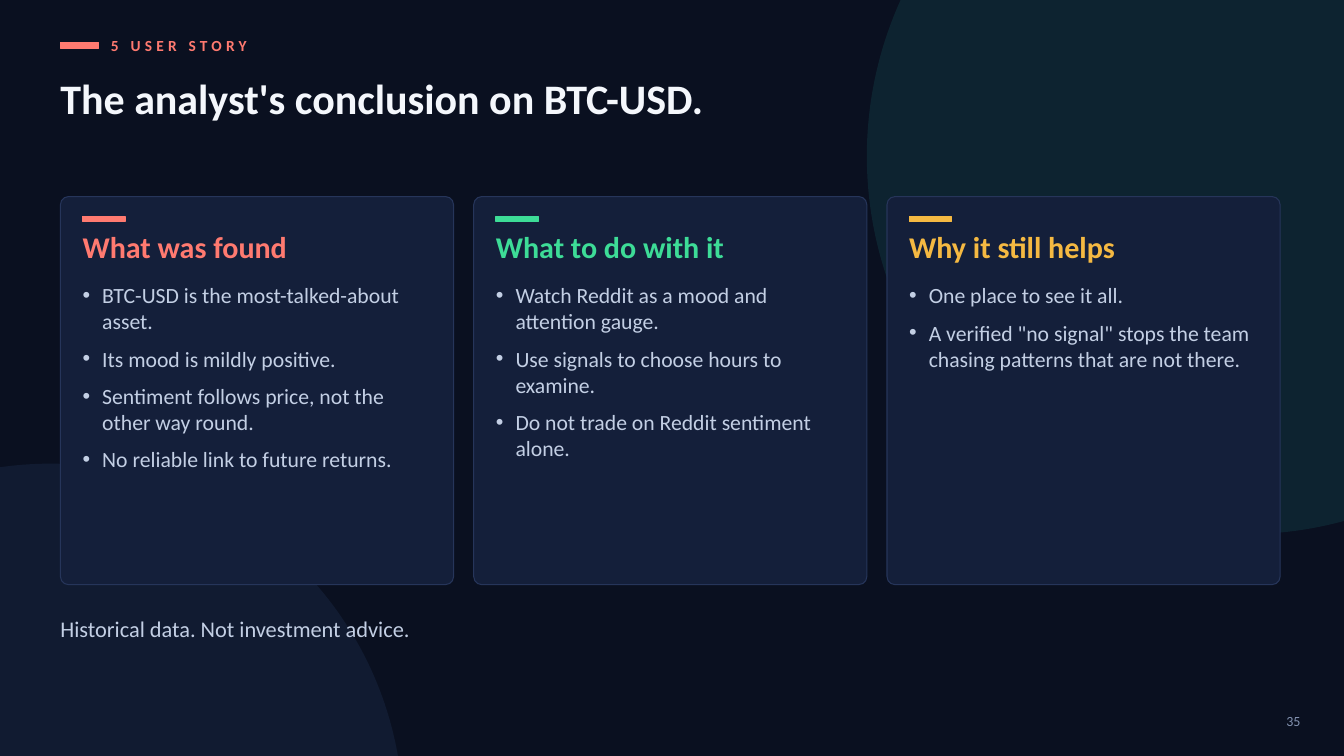
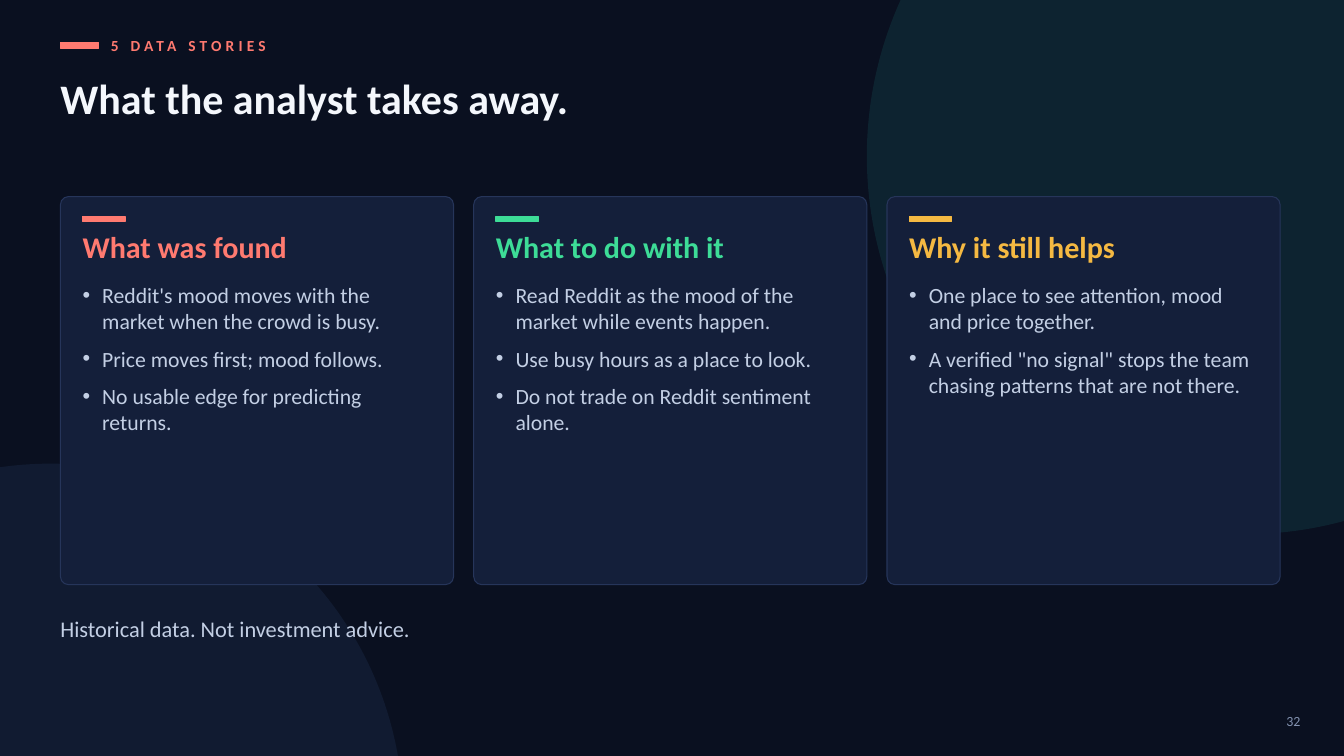
Before and after one commit to cat-arm/reddit-sentiment-market-warehouse-is, a slide deck: slide 32 of docs/presentation/defence_deck_en_v5.pptx (slide 35 before the commit). Drawn at 1344x756 pixels with LibreOffice and Linux fonts; fonts in the diff are those of the drawing. Boxes give left, top, right and bottom in pixels: in the first picture for what was removed or moved away, otherwise in the second. Text is boxed around its words. In the diff, an @@ line names an element or a change of style, - is before the commit and + after.

```diff
--- a/docs/presentation/defence_deck_en_v5.pptx
+++ b/docs/presentation/defence_deck_en_v5.pptx
@@ text at bbox=[111, 41, 177, 51]: text changed @@
-5 USER STORY
+5 DATA STORIES
@@ text at bbox=[60, 84, 568, 121]: text changed @@
-The analyst's conclusion on BTC-USD.
+What the analyst takes away.
@@ text at bbox=[102, 288, 382, 430]: text changed @@
-• BTC-USD is the most-talked-about asset.
-• Its mood is mildly positive.
-• Sentiment follows price, not the other way round.
-• No reliable link to future returns.
+• Reddit's mood moves with the market when the crowd is busy.
+• Price moves first; mood follows.
+• No usable edge for predicting returns.
@@ text at bbox=[516, 288, 811, 371]: text changed @@
-• Watch Reddit as a mood and attention gauge.
-• Use signals to choose hours to examine.
+• Read Reddit as the mood of the market while events happen.
+• Use busy hours as a place to look.
@@ text at bbox=[929, 288, 1223, 333]: text changed @@
-• One place to see it all.
+• One place to see attention, mood and price together.
@@ page number at bbox=[1286, 717, 1300, 726]: text changed @@
-35
+32
```
Also in this commit, not shown: 1 other slide changed, 5 slides added, 8 slides removed.
